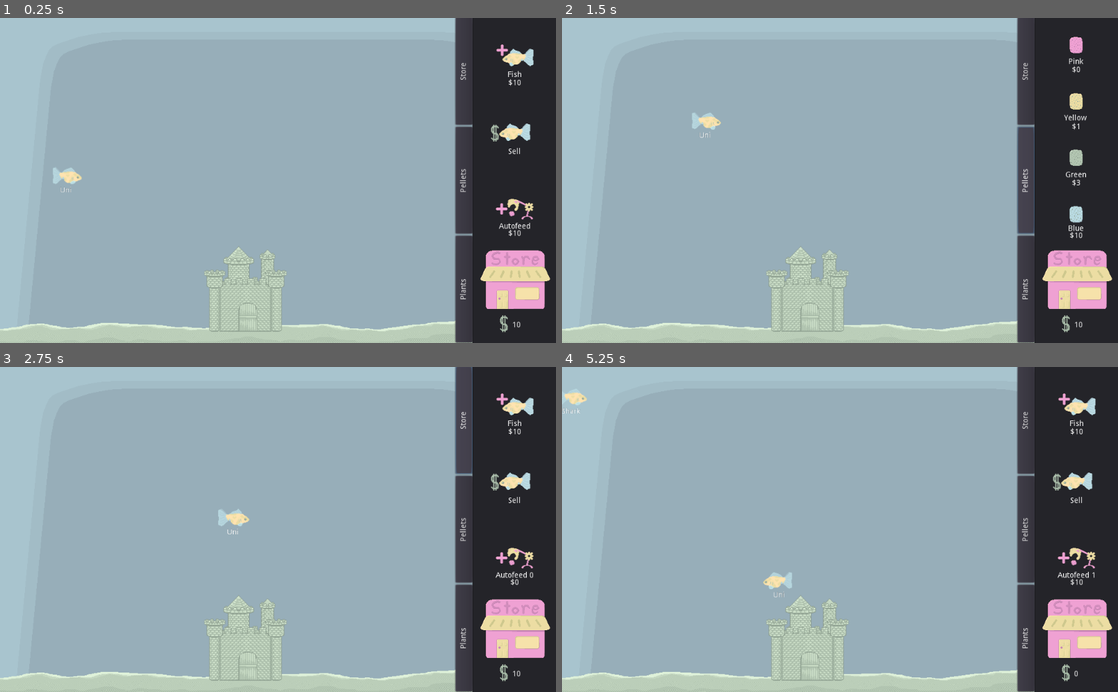
Above: before the commit, frames 1-4 (two rows, left to right).
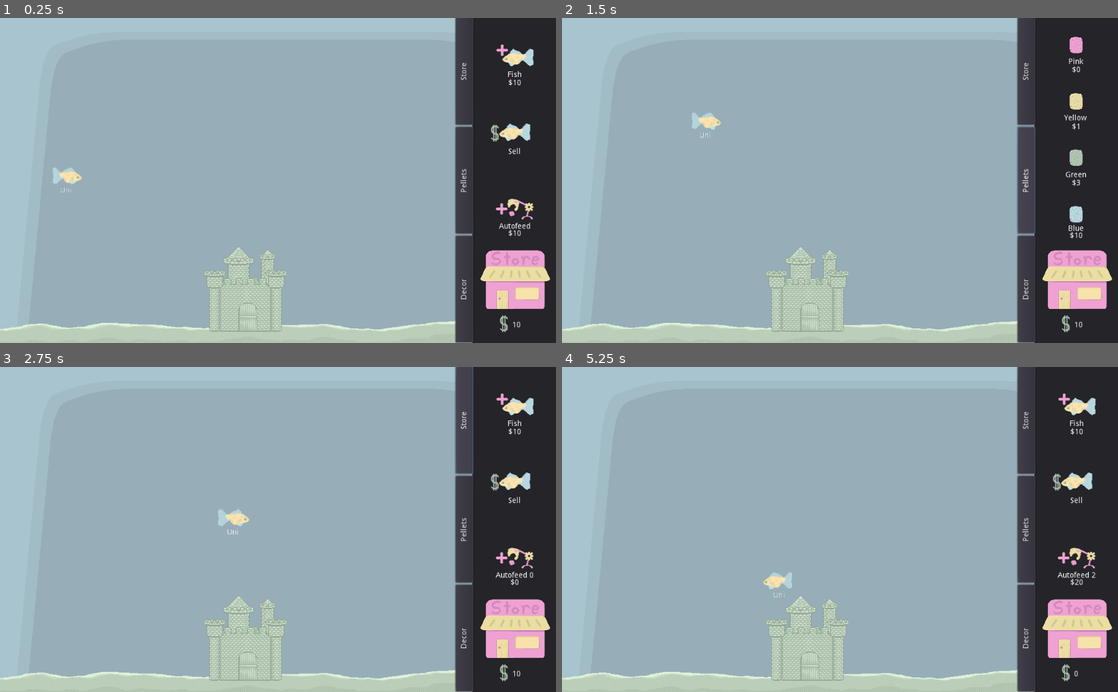
Above: after the commit, the same moments.

Repository: Struckdown/oohgamejam2020
Game: Godot game, scene res://Scenes/World.tscn
Two runs of this game, one before a commit and one after it. Both use one fixed random seed, a clock stepped at 60 frames per second and the inputs below. The engine's default icon, where the game draws it, is replaced by a stand-in: a white triangle on a blue panel in a dark square.
Inputs:
- Up to frame 1 (0.25 s): no input
- Up to frame 2 (1.5 s): click "Plants" (after the commit: "Decor") at 0.5 s; click "Pellets" at 1.25 s
- Up to frame 3 (2.75 s): click "Store" at 2 s
- Up to frame 4 (5.25 s): click "Autofeed 0" at 2.75 s; click "Autofeed 1" at 3.5 s; click "Autofeed 1" (after the commit: "Autofeed 2") at 4.25 s; click "Fish" at 5 s

The runs differ from the first frame. In frame 1, 0.2% of the frame differs, in the area x 82-86%, y 0-100%; in frame 2, 0.3%; in frame 3, 0.3%; in frame 4, 0.4%, in the area x 0-96%, y 0-100%.

Commit message:
Updated decor manager slightly
Corrected autofeed bug

Diff:
--- a/src/Scenes/DecorationManager.tscn
+++ b/src/Scenes/DecorationManager.tscn
@@ -2,7 +2,7 @@
 
 [ext_resource path="res://Scripts/DecorationManager.gd" type="Script" id=1]
 [ext_resource path="res://Art/Decorations/stubby plant.png" type="Texture" id=2]
-[ext_resource path="res://Art/Decorations/starfish.png" type="Texture" id=3]
+[ext_resource path="res://Art/Decorations/starfish with rock.png" type="Texture" id=3]
 [ext_resource path="res://Art/Decorations/long plant.png" type="Texture" id=4]
 
 [node name="DecorationManager" type="Node2D"]
@@ -11,19 +11,16 @@
 [node name="Timer" type="Timer" parent="."]
 
 [node name="Fern" type="Sprite" parent="."]
-visible = false
 position = Vector2( 188.116, 545.984 )
 texture = ExtResource( 2 )
 hframes = 3
 
 [node name="Starfish" type="Sprite" parent="."]
-visible = false
-position = Vector2( 693.382, 558.616 )
+position = Vector2( 700.03, 536.455 )
 texture = ExtResource( 3 )
 hframes = 3
 
 [node name="LongPlant" type="Sprite" parent="."]
-visible = false
 position = Vector2( 327.064, 432.299 )
 texture = ExtResource( 4 )
 hframes = 3
--- a/src/Scenes/StoreUI.tscn
+++ b/src/Scenes/StoreUI.tscn
@@ -13,6 +13,7 @@
 [ext_resource path="res://Art/HUD Elements/pink pellet.png" type="Texture" id=11]
 [ext_resource path="res://Art/HUD Elements/yellow pellet.png" type="Texture" id=12]
 [ext_resource path="res://Art/HUD Elements/green pellet.png" type="Texture" id=13]
+[ext_resource path="res://Art/Decorations/long plant icon.png" type="Texture" id=14]
 
 [sub_resource type="ImageTexture" id=1]
 
@@ -89,9 +90,9 @@
 anchor_right = 0.897
 anchor_bottom = 1.0
 margin_left = 12.007
-margin_top = 594.914
+margin_top = 594.864
 margin_right = 571.987
-margin_bottom = 31.05
+margin_bottom = 33.0
 rect_rotation = -90.0
 __meta__ = {
 "_edit_use_anchors_": false
@@ -99,9 +100,9 @@
 
 [node name="Plants" type="Button" parent="Tabs/HBoxContainer"]
 margin_right = 197.0
-margin_bottom = 31.0
+margin_bottom = 33.0
 size_flags_horizontal = 3
-text = "Plants"
+text = "Decor"
 __meta__ = {
 "_edit_lock_": true
 }
@@ -109,7 +110,7 @@
 [node name="Pellets" type="Button" parent="Tabs/HBoxContainer"]
 margin_left = 201.0
 margin_right = 398.0
-margin_bottom = 31.0
+margin_bottom = 33.0
 size_flags_horizontal = 3
 text = "Pellets"
 __meta__ = {
@@ -119,7 +120,7 @@
 [node name="Main" type="Button" parent="Tabs/HBoxContainer"]
 margin_left = 402.0
 margin_right = 600.0
-margin_bottom = 31.0
+margin_bottom = 33.0
 size_flags_horizontal = 3
 text = "Store"
 __meta__ = {
@@ -154,7 +155,7 @@
 }
 
 [node name="BuyFish" type="TextureButton" parent="Content/MainShopUI/VBoxContainer"]
-margin_right = 154.0
+margin_right = 153.0
 margin_bottom = 138.0
 size_flags_vertical = 3
 texture_normal = ExtResource( 5 )
@@ -189,7 +190,7 @@
 
 [node name="SellButton" type="TextureButton" parent="Content/MainShopUI/VBoxContainer"]
 margin_top = 142.0
-margin_right = 154.0
+margin_right = 153.0
 margin_bottom = 280.0
 size_flags_vertical = 3
 texture_normal = ExtResource( 4 )
@@ -215,7 +216,7 @@
 
 [node name="AutofeederBtn" type="TextureButton" parent="Content/MainShopUI/VBoxContainer"]
 margin_top = 284.0
-margin_right = 154.0
+margin_right = 153.0
 margin_bottom = 422.0
 size_flags_vertical = 3
 texture_normal = ExtResource( 8 )
@@ -509,7 +510,7 @@
 margin_right = 152.0
 margin_bottom = 308.0
 size_flags_vertical = 3
-texture_normal = ExtResource( 3 )
+texture_normal = ExtResource( 14 )
 texture_pressed = SubResource( 1 )
 expand = true
 stretch_mode = 3
@@ -545,7 +546,7 @@
 [node name="WinDecor" type="TextureButton" parent="Content/DecorationShopUI/VBoxContainer"]
 margin_top = 312.0
 margin_right = 152.0
-margin_bottom = 414.0
+margin_bottom = 413.0
 size_flags_vertical = 3
 texture_normal = ExtResource( 3 )
 texture_pressed = SubResource( 1 )
--- a/src/Scripts/DecorationManager.gd
+++ b/src/Scripts/DecorationManager.gd
@@ -19,6 +19,9 @@
 # Called when the node enters the scene tree for the first time.
 func _ready():
 	GameManager.decorationManager = self
+	$Fern.hide()
+	$Starfish.hide()
+	$LongPlant.hide()
 
 
 func levelup(type):
--- a/src/Scripts/StoreUI.gd
+++ b/src/Scripts/StoreUI.gd
@@ -11,7 +11,6 @@
 	mouseManagerRef = get_node(mouseManagerRef)
 	decorationManagerRef = get_node(decorationManagerRef)
 	GameManager.storeUI = self
-	get_parent().get_node("MouseManager")
 	updateUI()
 
 
@@ -47,7 +46,7 @@
 
 
 func _on_AutofeederBtn_pressed():
-	if GameManager.currency > autofeedCost:
+	if GameManager.currency >= autofeedCost:
 		GameManager.autofeeder.levelUp()
 		GameManager.currency -= autofeedCost
 		updateUI()
Not shown, added: src/Art/Decorations/long plant icon.png.import
Not shown, added: src/Art/Decorations/starfish with rock.png.import
Not shown, added: src/Art/Goldfish/Goldfish.png.import
Not shown: 1 places in src/Scenes/StoreUI.tscn that only renumber resources
